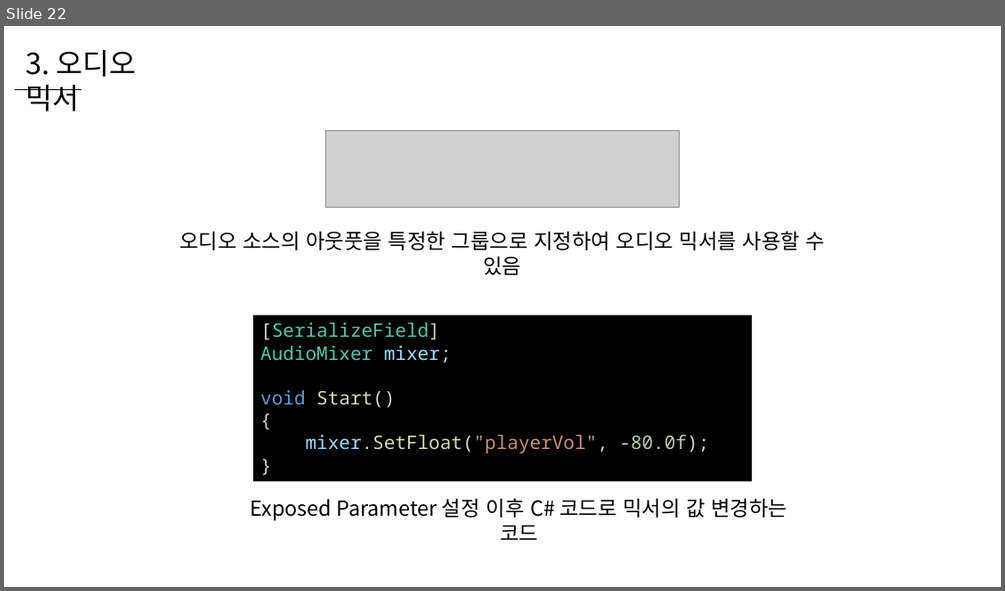
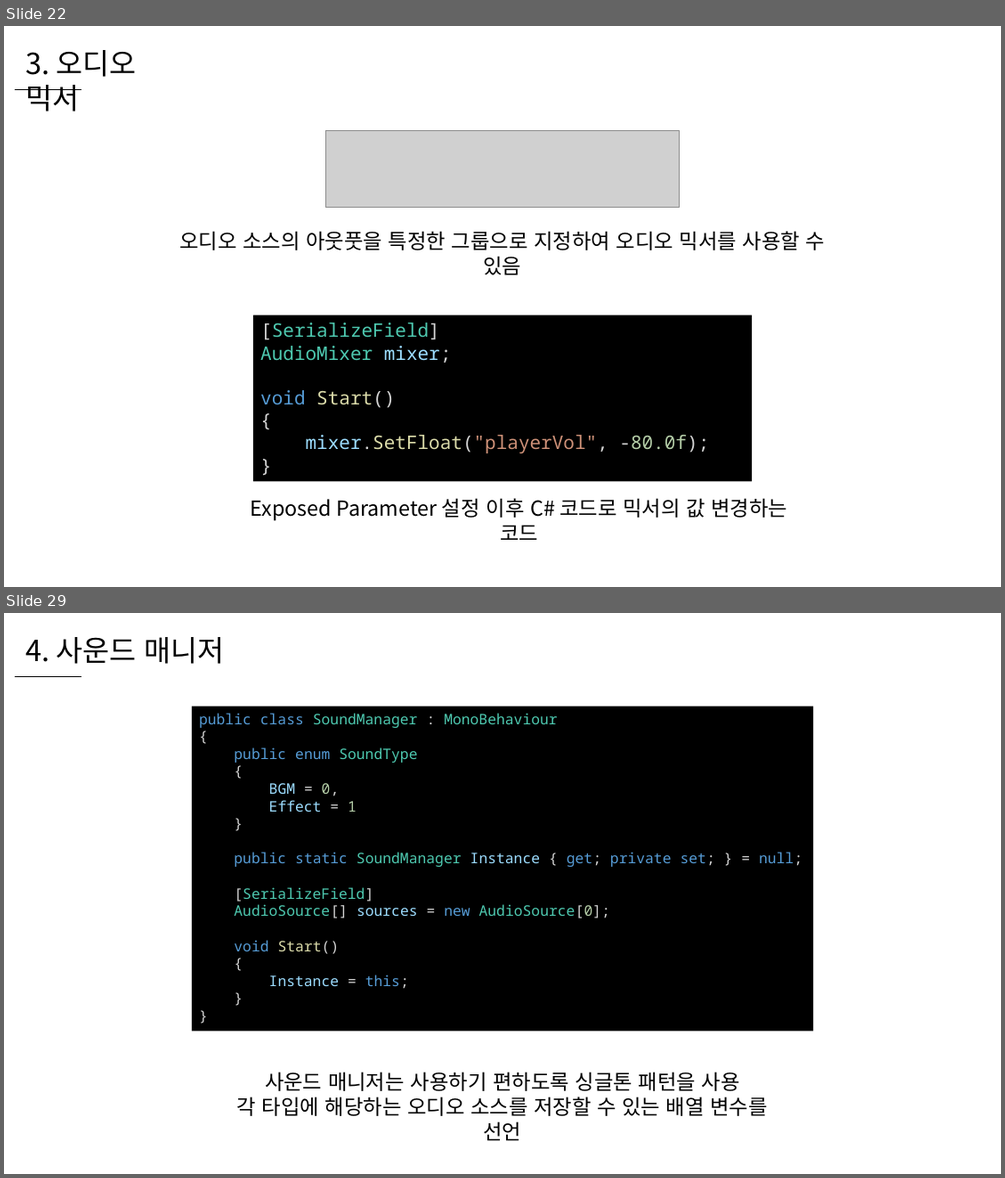
Before and after one commit to WooLyung/2022-Unity-Lecture, a slide deck: 1 - 소리.pptx. Shown one above the other, each under a label of ours: slide 22 before the commit, slides 22 and 29 after it; the slides between them are not shown. The pictures are 1005x591 and 1005x1178 pixels, drawn with LibreOffice and Linux fonts; fonts in the diff are those of the drawing; grey boxes stand for pictures. Boxes give left, top, right and bottom in pixels: in the first picture for what was removed or moved away, otherwise in the second. Text is boxed around its words. In the diff, an @@ line names an element or a change of style, - is before the commit and + after.

Commit message:
add 1 - sound ppt

```diff
--- a/1 - 소리.pptx
+++ b/1 - 소리.pptx
@@ slide 29 added at (4,613,1001,1174), background #FFFFFF @@
@@ text added at (25,637,225,664), 28 pt, text #000000 @@
+4. 사운드 매니저
@@ line added from (15, 676) to (81, 676), #000000 0.5 pt @@
@@ rectangle added at (192,706,813,1031), fill #000000, 14 pt, text #4EC9B0 @@
+public class SoundManager : MonoBehaviour
+{
+public enum SoundType
+{
+BGM = 0,
+Effect = 1
+}
+public static SoundManager Instance { get; private set; } = null;
+[SerializeField]
+AudioSource[] sources = new AudioSource[0];
+void Start()
+{
+Instance = this;
+}
+}
@@ text added at (237,1071,767,1116), 20 pt, text #000000 @@
+사운드 매니저는 사용하기 편하도록 싱글톤 패턴을 사용
+각 타입에 해당하는 오디오 소스를 저장할 수 있는 배열 변수를 선언
```
Also in this commit, not shown: 3 slides changed, 6 other slides added, 8 other files.
